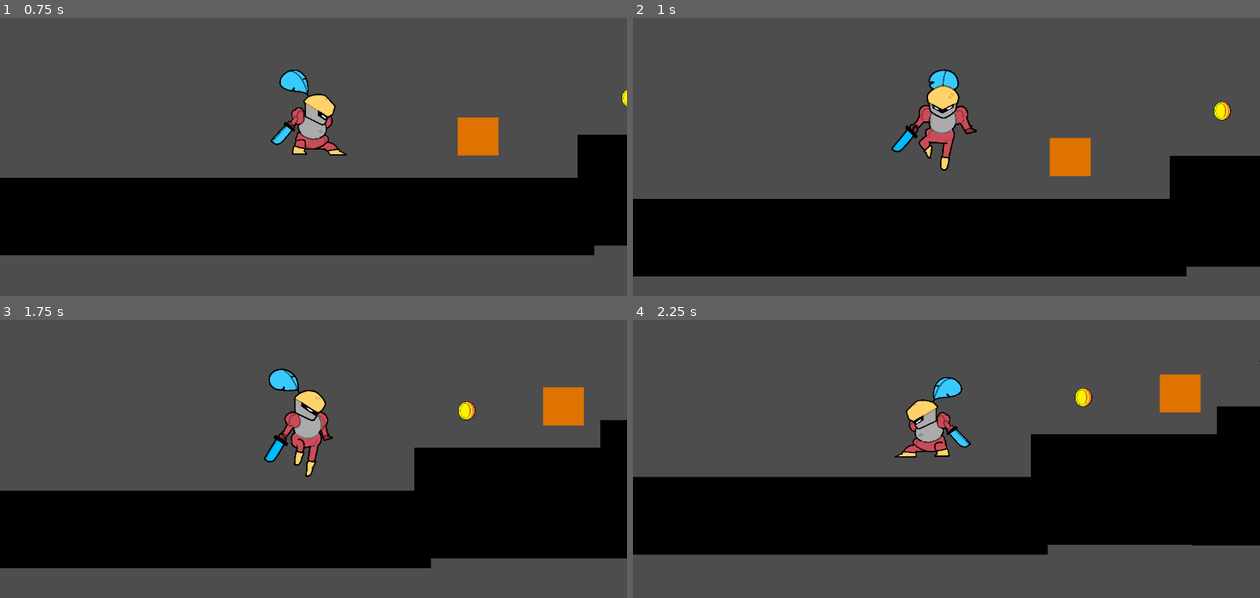
Above: before the commit, frames 1-4 (two rows, left to right).
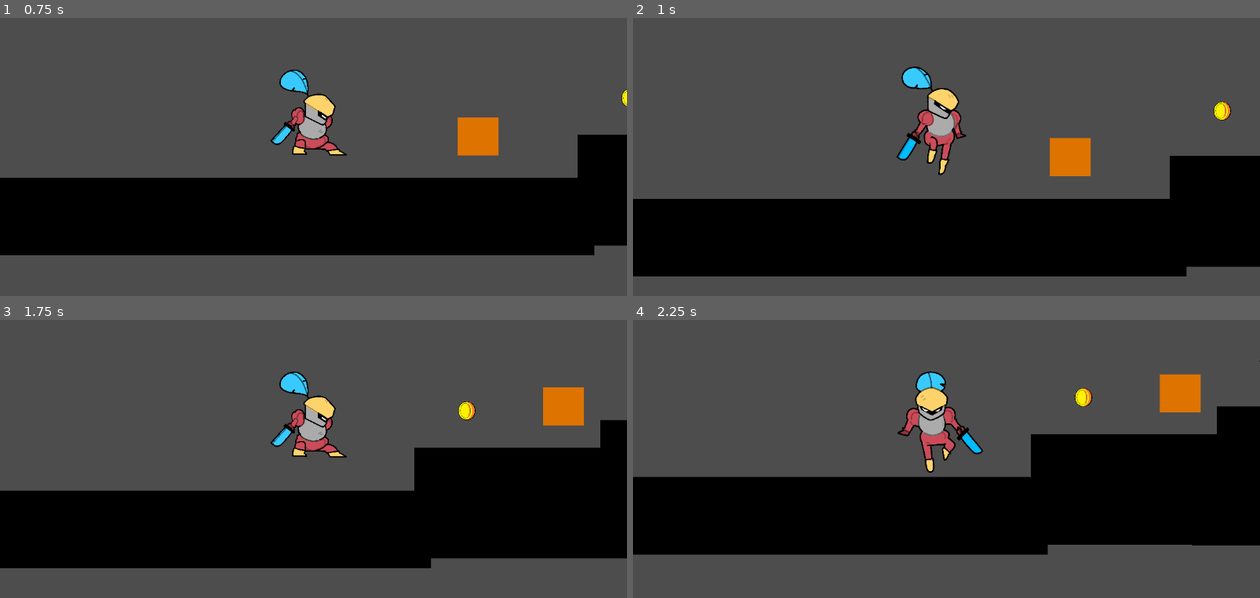
Above: after the commit, the same moments.

Repository: facundooli/plataformero
Game: Godot game, scene res://nivel.tscn
The game is run twice, just before and just after one commit, with the same random seed, the same clock (stepped at 60 frames per second) and the same inputs. The engine's default icon, where the game draws it, is replaced by a stand-in: a white triangle on a blue panel in a dark square.
Inputs:
- Up to frame 1 (0.75 s): hold D (derecha) from 0.53 s (still down); tap W (salto) at 0.6 s
- Up to frame 2 (1 s): keep holding D (derecha); tap W (salto) at 0.77 s
- Up to frame 3 (1.75 s): keep holding D (derecha); tap W (salto) at 1.07, 1.35, 1.52 s
- Up to frame 4 (2.25 s): tap W (salto) at 1.82, 2.1 s; release D (derecha) at 2.03 s; hold A (izquierda) from 2.03 s (still down)

Frame 1 is identical in both runs. In frame 2, 2.0% of the frame differs, in the area x 41-55%, y 17-57%; in frame 3, 1.8%; in frame 4, 2.2%, in the area x 41-56%, y 18-55%.

Commit message:
mejora animacion salto fps

Diff:
--- a/plataformero/Jugador/jugador.tscn
+++ b/plataformero/Jugador/jugador.tscn
@@ -70,7 +70,7 @@
 }],
 "loop": false,
 "name": &"salto",
-"speed": 7.0
+"speed": 4.0
 }]
 
 [node name="Jugador" type="CharacterBody2D"]
@@ -93,7 +93,7 @@
 position = Vector2(-16.999996, 2)
 scale = Vector2(0.058332626, 0.063805975)
 sprite_frames = SubResource("SpriteFrames_mpam0")
-animation = &"caida"
+animation = &"salto"
 autoplay = "quieto"
 
 [connection signal="timeout" from="temporizadorpowerupssalto" to="." method="_on_temporizadorpowerupssalto_timeout"]
